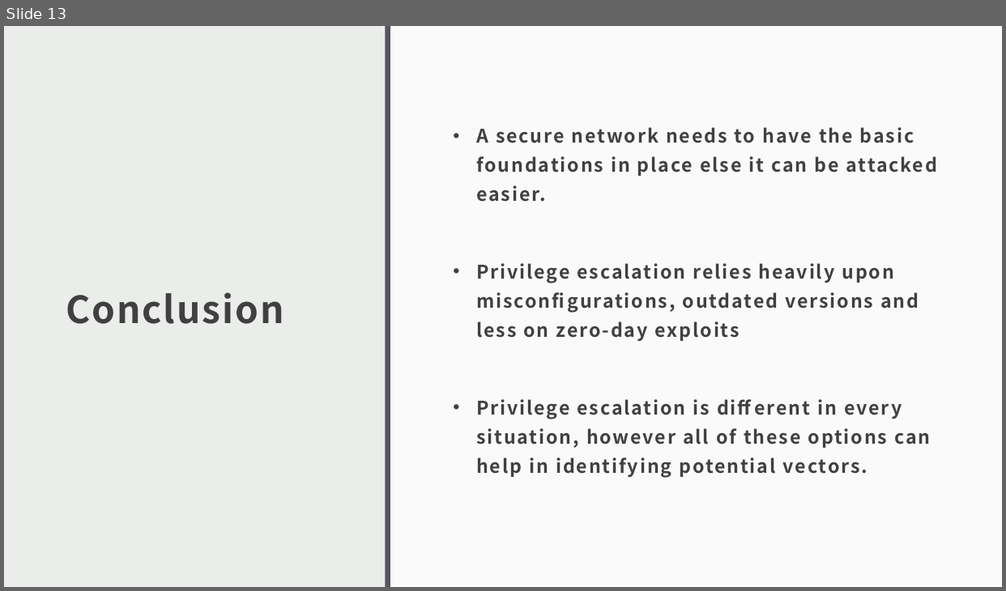
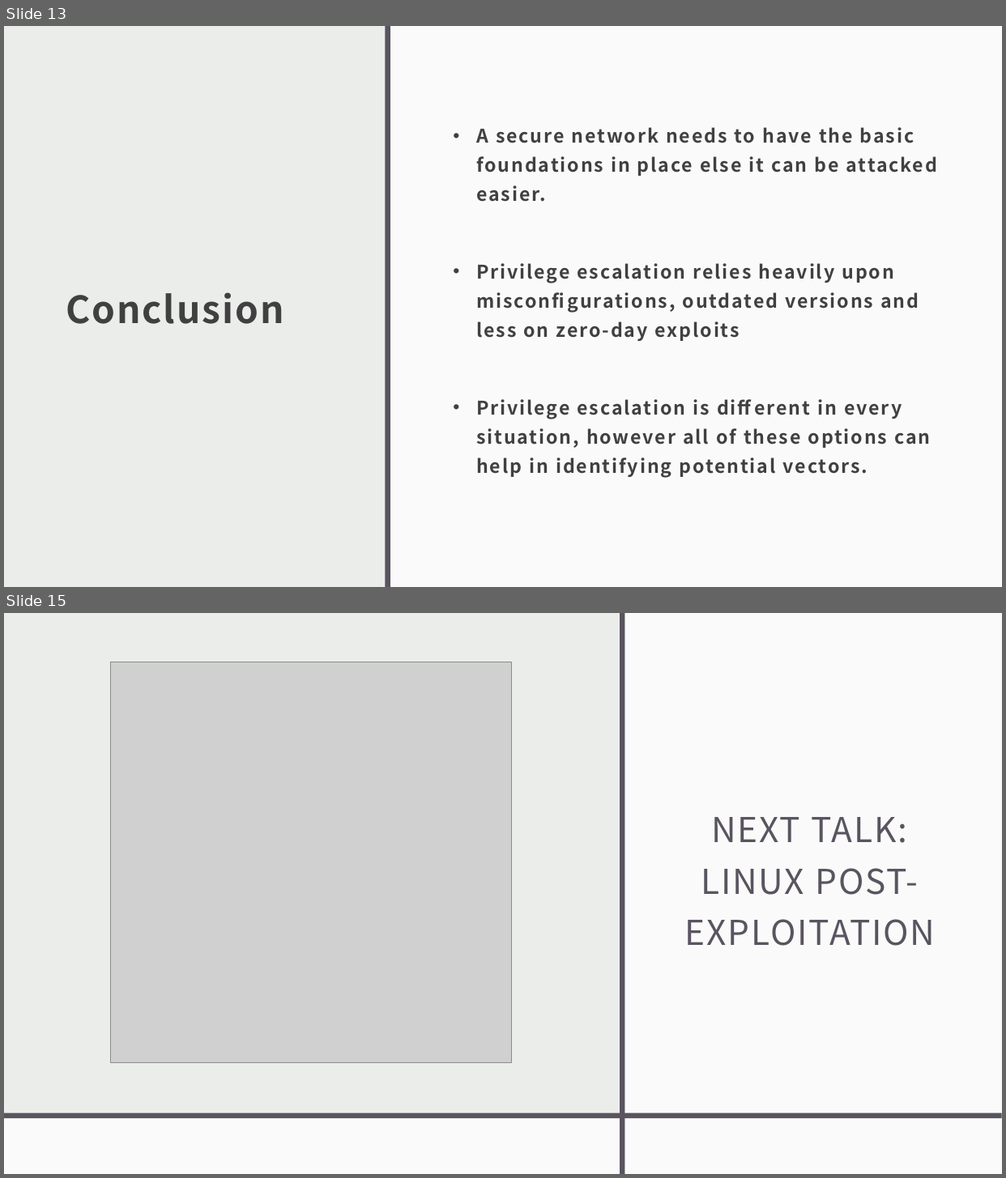
Before and after one commit to aqeebhussain122/hpc-offensive-security, a slide deck: 10 - Offensive Security Tactics for Linux Professionals - Linux Privilege Escalation.pptx. Shown one above the other, each under a label of ours: slide 13 before the commit, slides 13 and 15 after it; the slides between them are not shown. The pictures are 1006x591 and 1006x1178 pixels, drawn with LibreOffice and Linux fonts; fonts in the diff are those of the drawing; grey boxes stand for pictures. Boxes give left, top, right and bottom in pixels: in the first picture for what was removed or moved away, otherwise in the second. Text is boxed around its words. In the diff, an @@ line names an element or a change of style, - is before the commit and + after.

```diff
--- a/10 - Offensive Security Tactics for Linux Professionals - Linux Privilege Escalation.pptx
+++ b/10 - Offensive Security Tactics for Linux Professionals - Linux Privilege Escalation.pptx
@@ slide 15 added at (4, 613, 1002, 1174), background #EBEDEB; not listed: 2 template elements that a slide beside it also shows @@
@@ rectangle added at (4, 613, 1002, 1174), fill #EBEDEB @@
@@ rectangle added at (618, 613, 624, 1174), fill #595460 @@
@@ rectangle added at (620, 613, 625, 1174), fill #595460 @@
@@ rectangle added at (624, 613, 1002, 1174), fill #FFFFFF at 75% opacity @@
@@ rectangle added at (625, 613, 1002, 1113), fill #FFFFFF at 75% opacity @@
@@ picture added at (110, 662, 512, 1063) @@
@@ title added at (685, 817, 936, 946), 33 pt, text #595460 @@
+NEXT TALK: LINUX POST-EXPLOITATION
@@ rectangle added at (4, 1116, 621, 1174), fill #FFFFFF at 75% opacity @@
@@ rectangle added at (4, 1113, 1002, 1118), fill #595460 @@
@@ rectangle added at (625, 1118, 1002, 1174), fill #FFFFFF at 75% opacity @@
```
Also in this commit, not shown: 1 slide changed, 2 other slides added, 8 other files.
